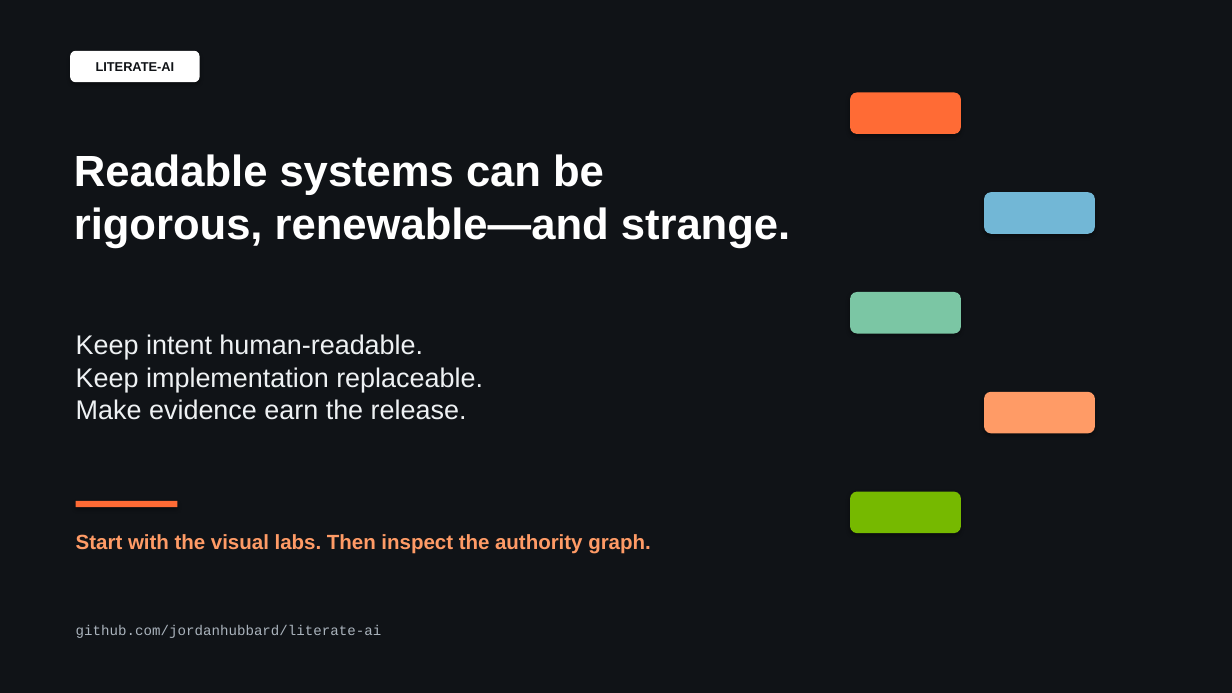
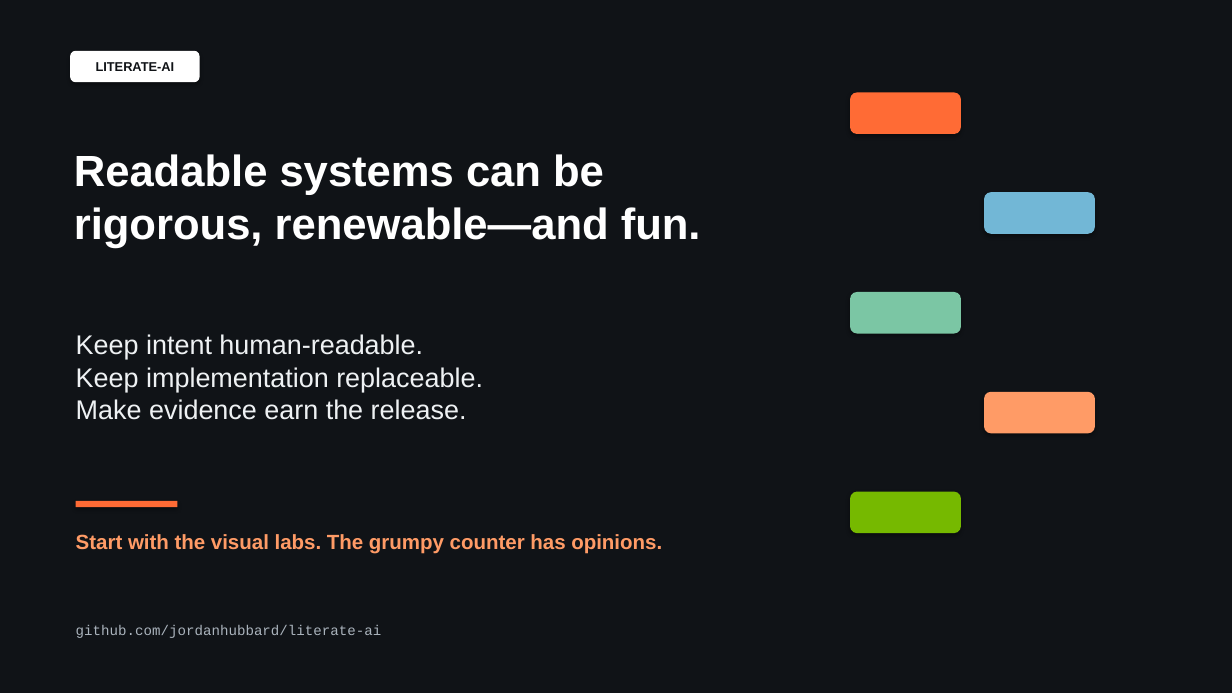
Before and after one commit to NVShawn/literate-ai, a slide deck: slide 14 of docs/presentations/literate-ai-evolution-conference/literate-ai-evolution-conference.pptx. Drawn at 1232x693 pixels with LibreOffice and Linux fonts; fonts in the diff are those of the drawing. Boxes give left, top, right and bottom in pixels: in the first picture for what was removed or moved away, otherwise in the second. Text is boxed around its words. In the diff, an @@ line names an element or a change of style, - is before the commit and + after.

```diff
--- a/docs/presentations/literate-ai-evolution-conference/literate-ai-evolution-conference.pptx
+++ b/docs/presentations/literate-ai-evolution-conference/literate-ai-evolution-conference.pptx
@@ text at [74, 154, 701, 248]: text changed @@
-Readable systems can be
-rigorous, renewable—and strange.
+Readable systems can be
+rigorous, renewable—and fun.
@@ text at [76, 534, 662, 553]: text changed @@
-Start with the visual labs. Then inspect the authority graph.
+Start with the visual labs. The grumpy counter has opinions.
```
Also in this commit, not shown: 2 other slides changed, 17 other files.
